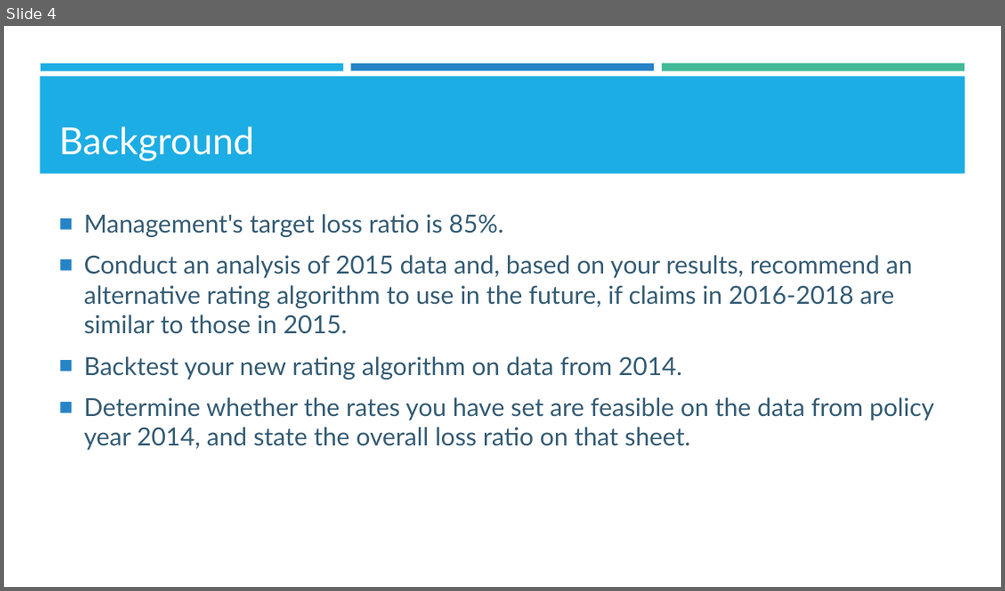
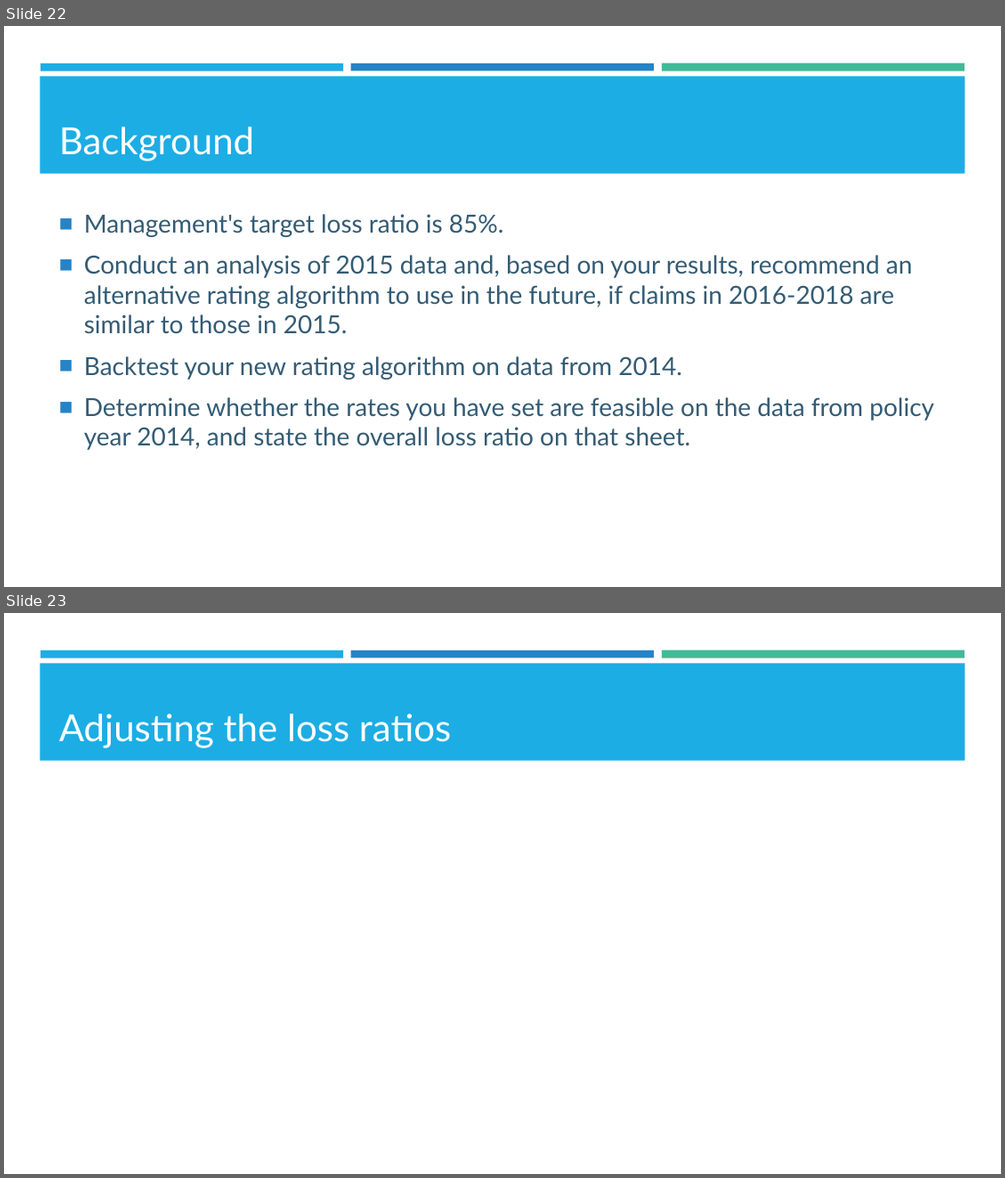
Before and after one commit to kzhu98/kzhu98.github.io, a slide deck: projects/BASWorkshops/Excel_I/Excel_I_Slides.pptx. Shown one above the other, each under a label of ours: slide 4 before the commit, slides 22 and 23 after it. The pictures are 1005x591 and 1005x1178 pixels, drawn with LibreOffice and Linux fonts; fonts in the diff are those of the drawing; grey boxes stand for pictures; background and template pictures are left out. Boxes give left, top, right and bottom in pixels: in the first picture for what was removed or moved away, otherwise in the second. Text is boxed around its words. In the diff, an @@ line names an element or a change of style, - is before the commit and + after.

```diff
--- a/projects/BASWorkshops/Excel_I/Excel_I_Slides.pptx
+++ b/projects/BASWorkshops/Excel_I/Excel_I_Slides.pptx
@@ slide 23 added at <box>4,613,1001,1174</box>, background #FFFFFF; not listed: 4 template elements that a slide beside it also shows @@
@@ title added at <box>59,714,451,748</box>, 36 pt, text #FFFFFF @@
+Adjusting the loss ratios
@@ what was slide 4 is now slide 22 @@
```
Also in this commit, not shown: 1 slide changed, 4 other slides added, 14 other files.
